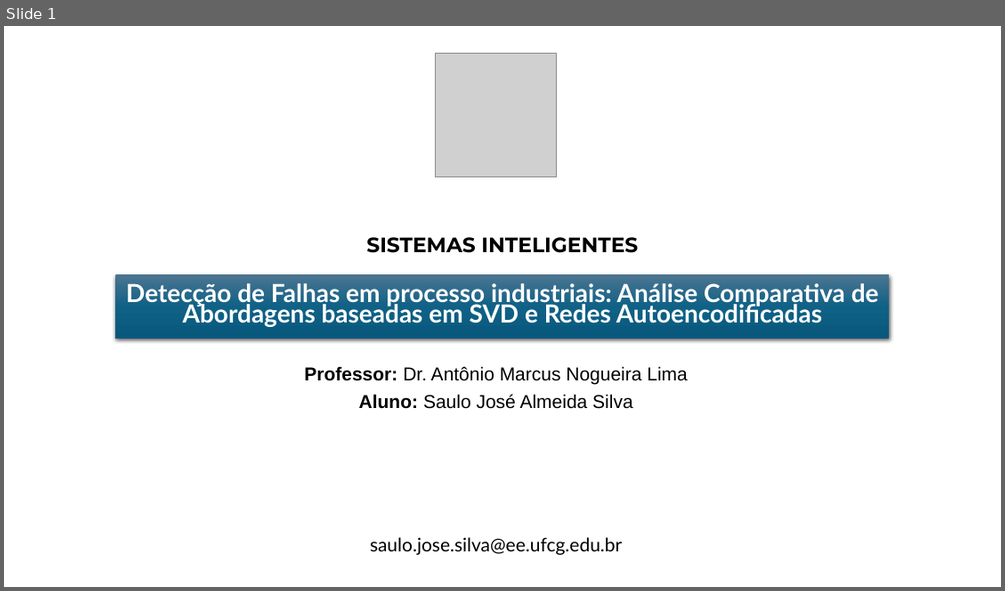
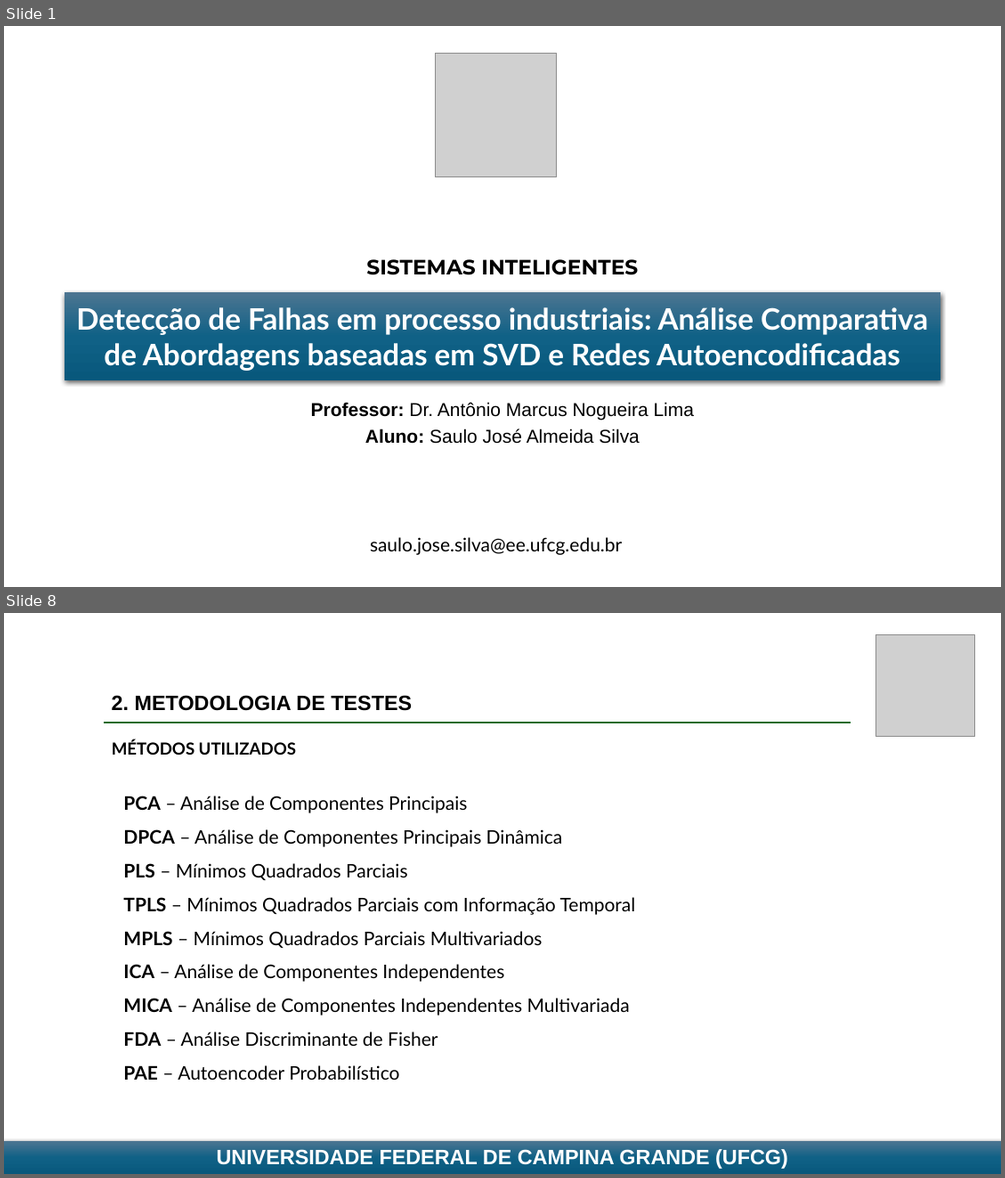
Before and after one commit to SauloJose/SistemasInteligentes2026, a slide deck: Atividade 3 - Identificação de Falhas/Apresentação 3 - FALTAS - Saulo.pptx. Shown one above the other, each under a label of ours: slide 1 before the commit, slides 1 and 8 after it; the slides between them are not shown. The pictures are 1005x591 and 1005x1178 pixels, drawn with LibreOffice and Linux fonts; fonts in the diff are those of the drawing; grey boxes stand for pictures. Boxes give left, top, right and bottom in pixels: in the first picture for what was removed or moved away, otherwise in the second. Text is boxed around its words. In the diff, an @@ line names an element or a change of style, - is before the commit and + after.

```diff
--- a/Atividade 3 - Identificação de Falhas/Apresentação 3 - FALTAS - Saulo.pptx
+++ b/Atividade 3 - Identificação de Falhas/Apresentação 3 - FALTAS - Saulo.pptx
@@ slide 8 added at <box>4,613,1001,1174</box>, background #FFFFFF @@
@@ picture added at <box>876,634,975,736</box> @@
@@ text added at <box>112,695,412,711</box>, 20 pt, text #000000, bold @@
+2. METODOLOGIA DE TESTES
@@ line added from (105, 723) to (850, 723), #196B24 2 pt @@
@@ text added at <box>112,740,296,755</box>, 16 pt, text #000000, bold @@
+MÉTODOS UTILIZADOS
@@ text added at <box>123,795,636,1079</box>, 18 pt, text #000000 @@
+PCA – Análise de Componentes Principais
+DPCA – Análise de Componentes Principais Dinâmica
+PLS – Mínimos Quadrados Parciais
+TPLS – Mínimos Quadrados Parciais com Informação Temporal
+MPLS – Mínimos Quadrados Parciais Multivariados
+ICA – Análise de Componentes Independentes
+MICA – Análise de Componentes Independentes Multivariada
+FDA – Análise Discriminante de Fisher
+PAE – Autoencoder Probabilístico
@@ rectangle added at <box>4,1141,1001,1174</box>, fill gradient #4C7591 to #106287 to #09597D, 20 pt, text #FFFFFF, bold @@
+UNIVERSIDADE FEDERAL DE CAMPINA GRANDE (UFCG)
@@ slide 1 changed as well @@
@@ text "SISTEMAS INTELIGENTES": place and size @@
-text "SISTEMAS INTELIGENTES" at <box>366,237,638,253</box>
+text "SISTEMAS INTELIGENTES" at <box>366,259,638,275</box>
@@ rectangle "Detecção de Falhas em processo ...": place and size @@
-rectangle "Detecção de Falhas em processo ..." at <box>115,274,890,338</box>
+rectangle "Detecção de Falhas em processo ..." at <box>65,292,941,379</box>
@@ rectangle "Detecção de Falhas em processo ..." at <box>65,292,941,379</box>: size 24 to 28.5 pt; line spacing 0.7 to 1 @@
@@ subtitle "Professor: Dr. Antônio Marcus Nogueira ...": place and size @@
-subtitle "Professor: Dr. Antônio Marcus Nogueira ..." at <box>304,366,688,409</box>
+subtitle "Professor: Dr. Antônio Marcus Nogueira ..." at <box>311,402,695,443</box>
```
Also in this commit, not shown: 7 other slides changed, 14 other slides added, 7 other files.
